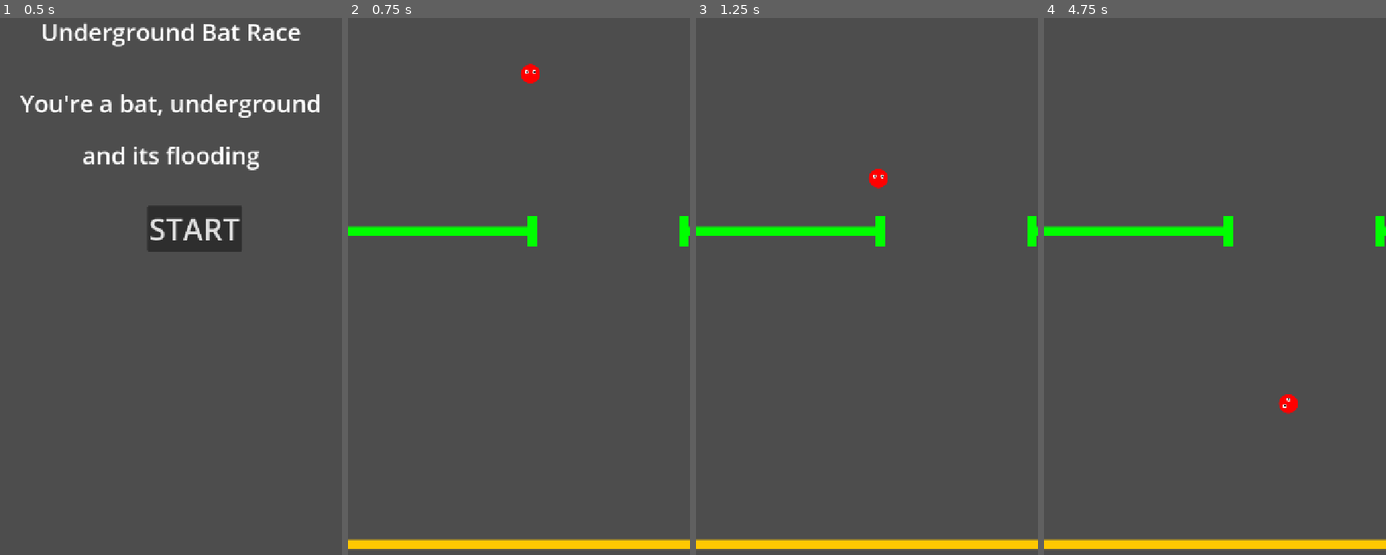
Above: before the commit, frames 1-4 (left to right).
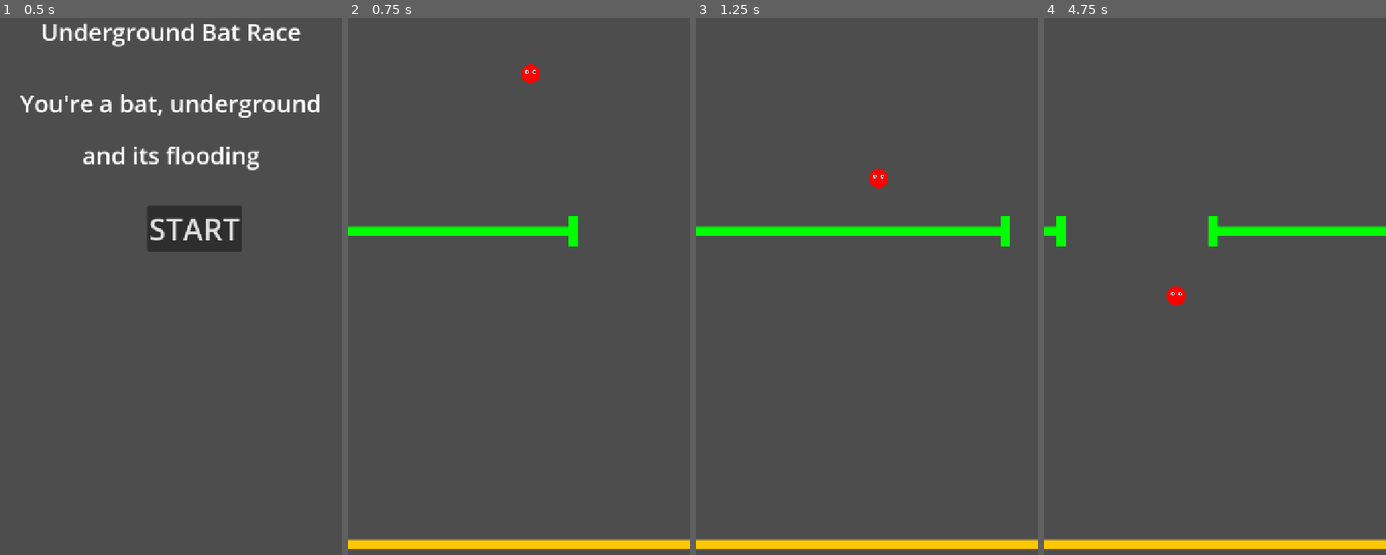
Above: after the commit, the same moments.

Repository: robmayhew/underground_bat_race
Game: Godot game, scene res://title.tscn
Same seed, same stepped clock (60 frames per second), same inputs: the game is played once before the commit and once after it.
Inputs (mouse positions are in pixels of both pictures, inside the frame that each line leads up to):
- Up to frame 1 (0.5 s): no input
- Up to frame 2 (0.75 s): click "START" at 0.5 s
- Up to frame 3 (1.25 s): no input
- Up to frame 4 (4.75 s): tap Enter at 1.25 s; move the mouse to (1290, 243) at 1.27 s; click (1290, 243) at 1.42 s; tap Space at 1.52, 2.27, 3.77, 4.52 s; move the mouse to (1146, 302) at 2.02 s; click (1146, 302) at 2.17 s; move the mouse to (1249, 136) at 2.77 s; click (1249, 136) at 2.92 s; move the mouse to (1197, 393) at 3.52 s; click (1197, 393) at 3.67 s; move the mouse to (1317, 361) at 4.27 s; click (1317, 361) at 4.42 s

Frame 1 is identical in both runs. In frame 2, 0.6% of the frame differs, in the area x 52-100%, y 36-43%; in frame 3, 1.1%; in frame 4, 2.3%, in the area x 3-100%, y 36-74%.

Commit message:
Working on adding the bat

Diff:
--- /dev/null
+++ b/godot/bat.tscn
@@ -0,0 +1,16 @@
+[gd_scene load_steps=3 format=3 uid="uid://bkp8jkjse13"]
+
+[ext_resource type="Texture2D" uid="uid://cgmrp6svq184k" path="res://art/spritesheet.png" id="1_pb2o4"]
+
+[sub_resource type="CircleShape2D" id="CircleShape2D_tofr1"]
+radius = 26.172504
+
+[node name="Bat" type="CharacterBody2D"]
+
+[node name="Sprite2D" type="Sprite2D" parent="."]
+texture = ExtResource("1_pb2o4")
+region_enabled = true
+region_rect = Rect2(642.5, 64.25, 61.5, 57)
+
+[node name="CollisionShape2D" type="CollisionShape2D" parent="."]
+shape = SubResource("CircleShape2D_tofr1")
--- /dev/null
+++ b/godot/pipe.gd
@@ -0,0 +1,21 @@
+extends Node2D
+
+
+@export var speed = 100
+@export var slide = 400
+
+
+var time_elapsed = 0.0
+var initial_x = 0.0
+
+# Called when the node enters the scene tree for the first time.
+func _ready() -> void:
+	initial_x = position.x
+
+
+# Called every frame. 'delta' is the elapsed time since the previous frame.
+func _process(delta: float) -> void:
+	time_elapsed += delta
+	# Oscillate left and right using sine wave
+	var offset = sin(time_elapsed * speed / 100.0) * slide
+	position.x = initial_x + offset
--- a/godot/pipe.tscn
+++ b/godot/pipe.tscn
@@ -1,8 +1,10 @@
-[gd_scene load_steps=2 format=4 uid="uid://cht1pqha3axkv"]
+[gd_scene load_steps=3 format=4 uid="uid://cht1pqha3axkv"]
 
+[ext_resource type="Script" uid="uid://7u2ev7dt73r6" path="res://pipe.gd" id="1_78010"]
 [ext_resource type="TileSet" uid="uid://k64g6swddril" path="res://simple_tileset.tres" id="1_bepn3"]
 
 [node name="Pipe" type="Node2D"]
+script = ExtResource("1_78010")
 
 [node name="TileMapLayer" type="TileMapLayer" parent="."]
 tile_map_data = PackedByteArray("AAD+/wAAAAAIAAIAAAD9/wAAAAAIAAIAAAD8/wAAAAAIAAIAAAD7/wAAAAAIAAIAAAD6/wAAAAAIAAIAAAD5/w …(784 unchanged characters)…
--- a/godot/project.godot
+++ b/godot/project.godot
@@ -29,7 +29,6 @@
 [physics]
 
 2d/default_gravity=980
-2d/default_gravity_vector=Vector2(0, 1)
 
 [rendering]
 
Binary file changed: godot/art/spritesheet.png
Not shown, added: godot/pipe.gd.uid
Not shown, changed: tools/spritegen/README.md
Not shown, changed: tools/spritegen/spritesheet.png
Not shown, changed: tools/spritegen/src/main/java/com/robmayhew/App.java
